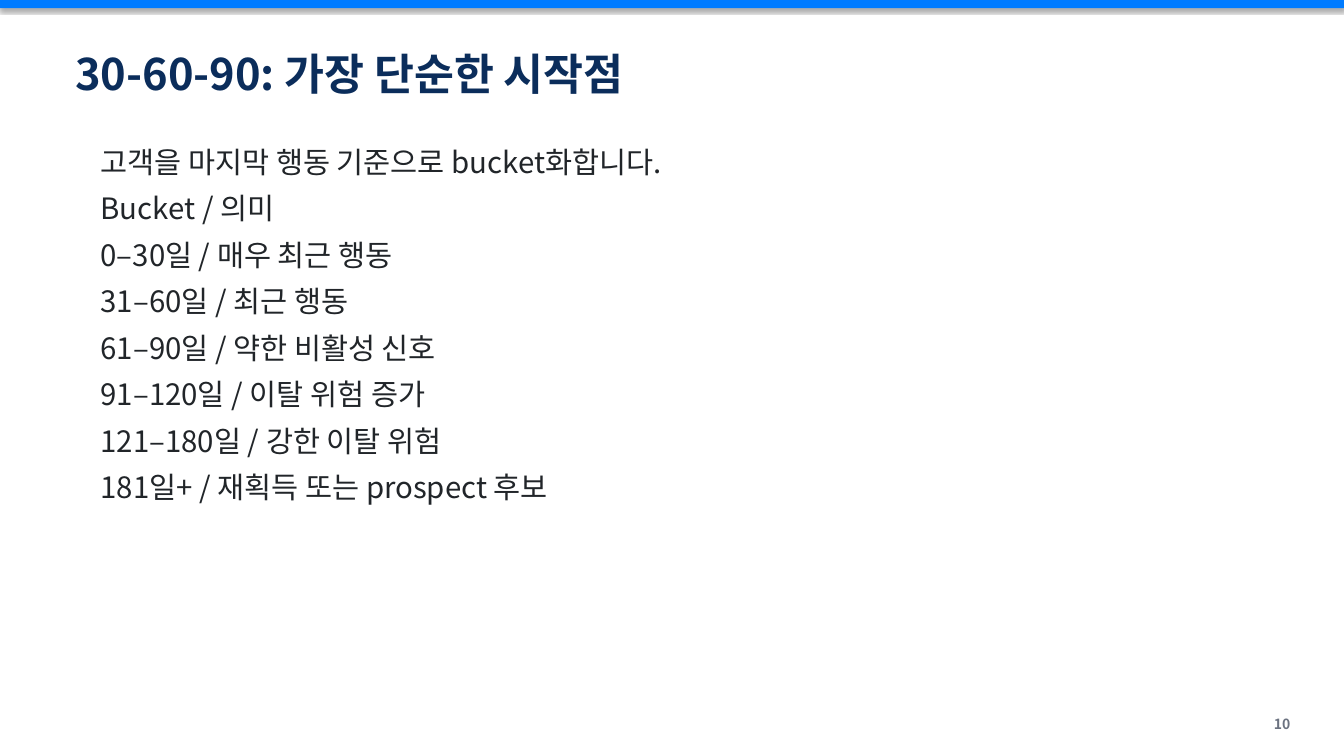
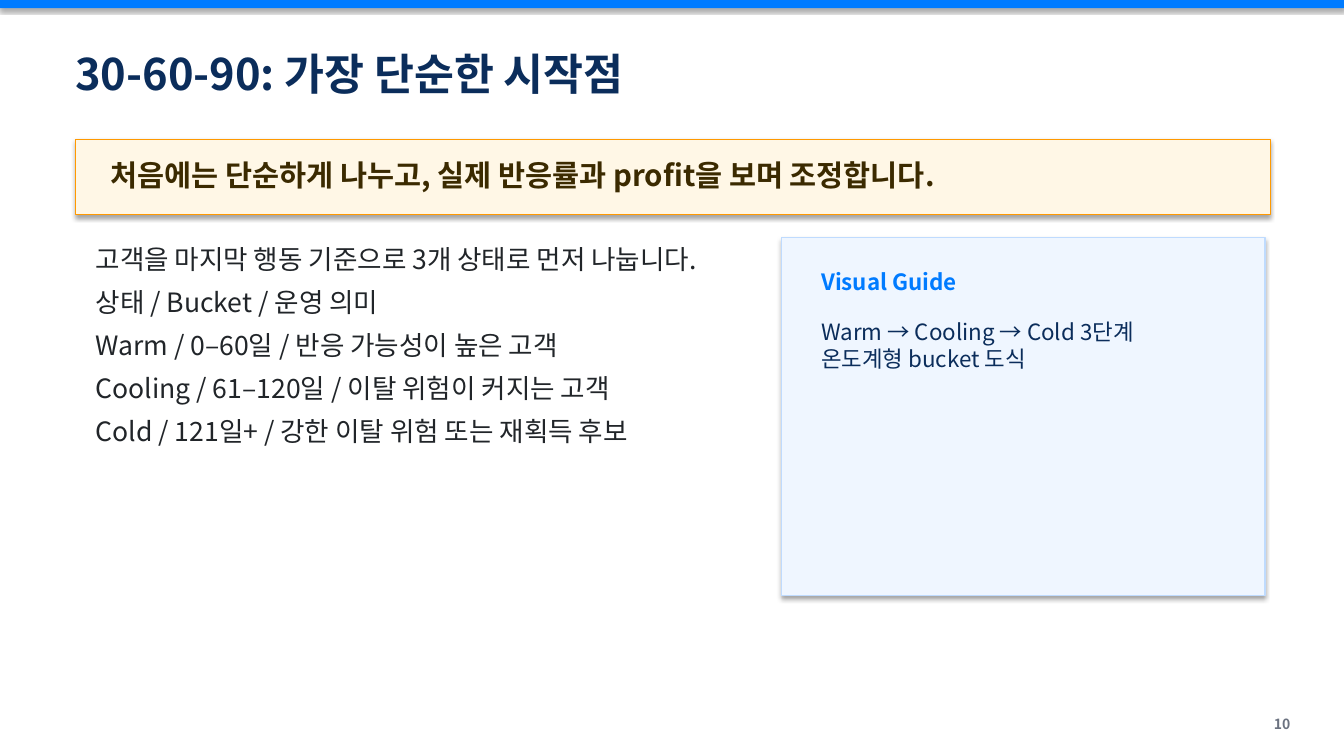
Before and after one commit to sykim-kr/Recency-latency-lecture, a slide deck: slide 11 of recency-latency-retention-crm-lecture-full-workshop-v3-final.pptx. Drawn at 1344x756 pixels with LibreOffice and Linux fonts; fonts in the diff are those of the drawing. Boxes give left, top, right and bottom in pixels: in the first picture for what was removed or moved away, otherwise in the second. Text is boxed around its words. In the diff, an @@ line names an element or a change of style, - is before the commit and + after.

```diff
--- a/recency-latency-retention-crm-lecture-full-workshop-v3-final.pptx
+++ b/recency-latency-retention-crm-lecture-full-workshop-v3-final.pptx
@@ rectangle added at (76,139,1270,215), fill #FFF7E6, outline #FF9900 0.75 pt @@
@@ text added at (111,161,935,193), 21 pt, text #3B2A00, bold @@
+처음에는 단순하게 나누고, 실제 반응률과 profit을 보며 조정합니다.
@@ rectangle added at (781,238,1265,596), fill #EFF6FF, outline #BFDBFE 0.75 pt @@
@@ text at (96,247,697,444): text changed; size 21 to 19 pt @@
-고객을 마지막 행동 기준으로 bucket화합니다.
-Bucket / 의미
-0–30일 / 매우 최근 행동
-31–60일 / 최근 행동
-61–90일 / 약한 비활성 신호
-91–120일 / 이탈 위험 증가
-121–180일 / 강한 이탈 위험
-181일+ / 재획득 또는 prospect 후보
+고객을 마지막 행동 기준으로 3개 상태로 먼저 나눕니다.
+상태 / Bucket / 운영 의미
+Warm / 0–60일 / 반응 가능성이 높은 고객
+Cooling / 61–120일 / 이탈 위험이 커지는 고객
+Cold / 121일+ / 강한 이탈 위험 또는 재획득 후보
@@ text added at (821,272,956,291), 16 pt, text #007BFF, bold @@
+Visual Guide
@@ text added at (821,321,1134,369), 16 pt, text #0B2D5B @@
+Warm → Cooling → Cold 3단계 온도계형 bucket 도식
```
Also in this commit, not shown: 3 other slides changed, 8 other files.
